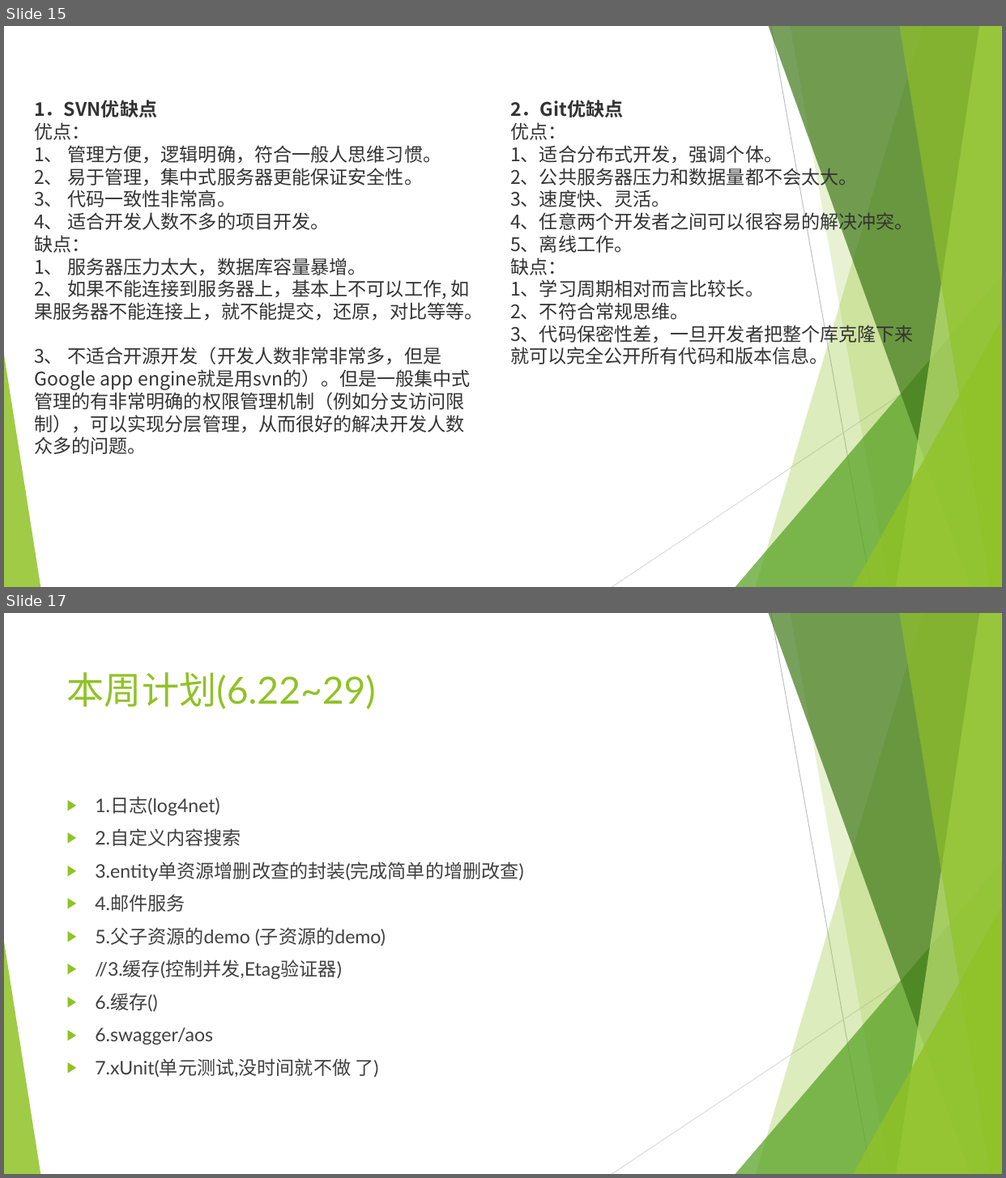
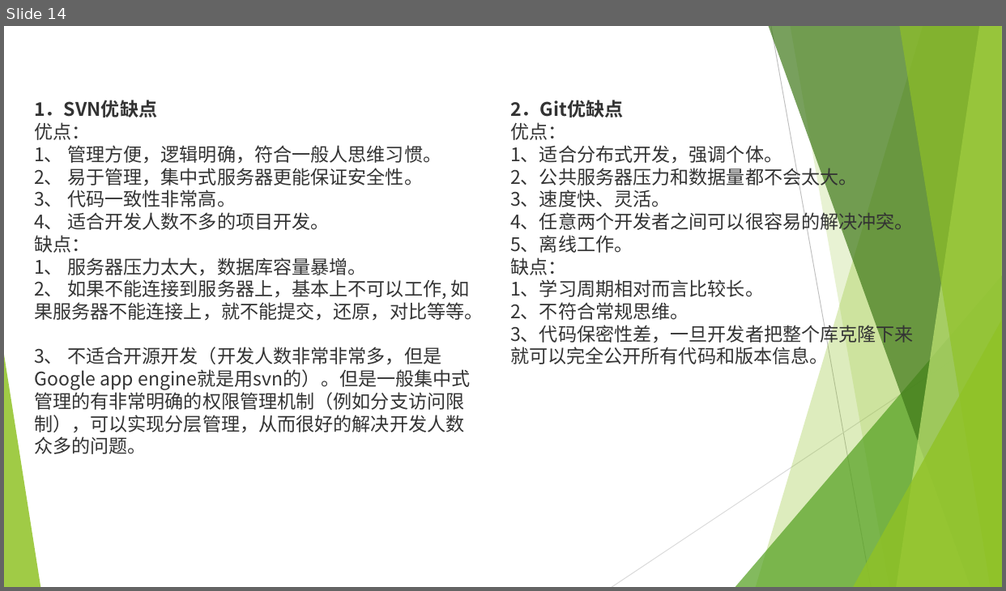
Before and after one commit to sun198986/Station, a slide deck: 后端设计.pptx. Shown one above the other, each under a label of ours: slides 15 and 17 before the commit, slide 14 after it; the slides between them are not shown. The pictures are 1006x1178 and 1006x591 pixels, drawn with LibreOffice and Linux fonts; fonts in the diff are those of the drawing. Boxes give left, top, right and bottom in pixels: in the first picture for what was removed or moved away, otherwise in the second. Text is boxed around its words. In the diff, an @@ line names an element or a change of style, - is before the commit and + after.

```diff
--- a/后端设计.pptx
+++ b/后端设计.pptx
@@ slide 17 removed at <box>4,613,1002,1174</box>, background #FFFFFF; not listed: 10 template elements that a slide beside it also shows @@
@@ title removed at <box>67,672,376,709</box> @@
-本周计划(6.22~29)
@@ text removed at <box>95,796,523,1077</box> @@
-▶ 1.日志(log4net)
-▶ 2.自定义内容搜索
-▶ 3.entity单资源增删改查的封装(完成简单的增删改查)
-▶ 4.邮件服务
-▶ 5.父子资源的demo (子资源的demo)
-▶ //3.缓存(控制并发,Etag验证器)
-▶ 6.缓存()
-▶ 6.swagger/aos
-▶ 7.xUnit(单元测试,没时间就不做 了)
@@ what was slide 15 is now slide 14 @@
```
Also in this commit, not shown: 1 slide changed, 5 other slides removed, 10 other files.
